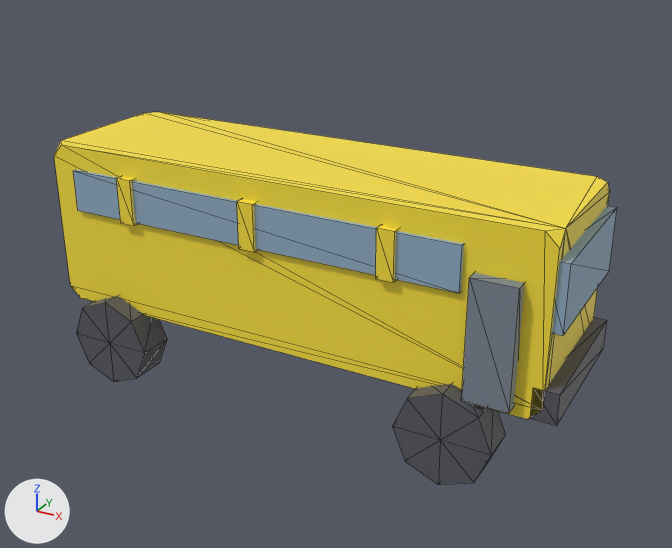
Renders of the glTF model public/studio/v2.15.0/d_bus/model.glb from each side of a commit.
Before and after are seen from a camera (50 mm lens) standing at (6.1, -10.51, 6.59) and looking at (0.35, -0.06, 1.37). Lighting does not change. The marker at lower left points along +X, +Y and +Z. The picture after the commit comes second. Mesh edges are drawn as thin lines. Where no turn or scale is listed for an object, it has been applied to the vertices.

In view in the first picture: 'part0', 'part1', 'part11', 'part2', 'part3', 'part4', 'part5', 'part6', 'part7', 'part9'.
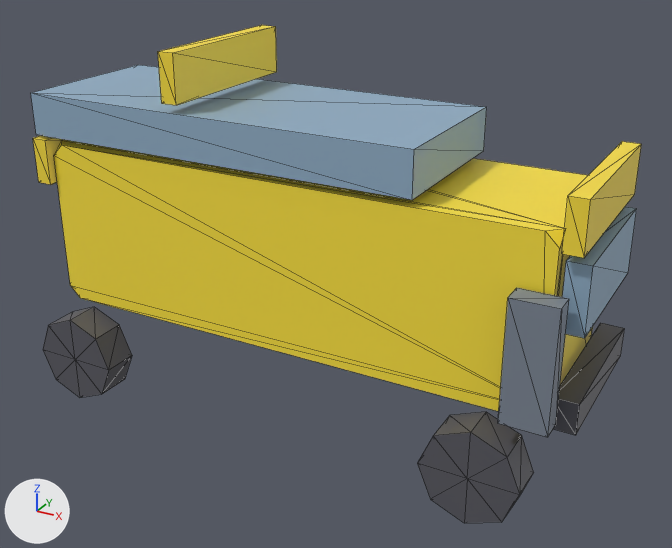
Changed parts and their boxes [x1, y1, x2, y2] in the pictures (672 x 548 px):
'part1', moved
    before: [73, 170, 464, 293]
    after: [31, 65, 487, 200]
'part6', moved
    before: [462, 273, 525, 413]
    after: [498, 288, 569, 437]
'part9', moved
    before: [392, 384, 506, 485]
    after: [417, 412, 534, 523]
'part11', moved
    before: [76, 296, 167, 382]
    after: [43, 307, 132, 397]
'part3', moved
    before: [237, 199, 258, 252]
    after: [158, 25, 277, 105]
'part5', moved
    before: [552, 206, 617, 335]
    after: [562, 207, 637, 338]
'part4', moved
    before: [376, 225, 398, 283]
    after: [562, 141, 641, 258]
'part7', moved
    before: [530, 317, 607, 426]
    after: [553, 323, 624, 435]
'part2', moved
    before: [116, 176, 138, 226]
    after: [33, 136, 63, 185]

Patch to the scene script:
```diff
--- a/public/studio/v2.15.0/d_bus/model.glb.py
+++ b/public/studio/v2.15.0/d_bus/model.glb.py
@@ me_geometry_1 @@
-me_geometry_1.from_pydata(...)  # 8 vertices, 12 faces; spans x -3.3..2.6, y -1.16..1.16, z 2.02..2.62
+me_geometry_1.from_pydata(...)  # 8 vertices, 12 faces; spans x -3.94..1.96, y -1.16..1.16, z 3.06..3.66
+# me_geometry_1 part 1: the whole mesh is moved by (-0.64, 0.0, 1.04)
 me_geometry_1.materials.append(mat_defaultmaterial_001)
@@ me_geometry_2 @@
-me_geometry_2.from_pydata(...)  # 8 vertices, 12 faces; spans x -2.47..-2.23, y -1.2..1.2, z 1.99..2.65
+me_geometry_2.from_pydata(...)  # 8 vertices, 12 faces; spans x -3.97..-3.73, y -1.2..1.2, z 2.35..3.01
+# me_geometry_2 part 2: the whole mesh is moved by (-1.5, 0.0, 0.36)
 me_geometry_2.materials.append(mat_defaultmaterial_002)
@@ me_geometry_3 @@
-me_geometry_3.from_pydata(...)  # 8 vertices, 12 faces; spans x -0.47..-0.23, y -1.2..1.2, z 1.99..2.65
+me_geometry_3.from_pydata(...)  # 8 vertices, 12 faces; spans x -1.57..-1.33, y -1.2..1.2, z 3.79..4.45
+# me_geometry_3 part 3: the whole mesh is moved by (-1.1, 0.0, 1.8)
 me_geometry_3.materials.append(mat_defaultmaterial_003)
@@ me_geometry_4 @@
-me_geometry_4.from_pydata(...)  # 8 vertices, 12 faces; spans x 1.53..1.77, y -1.2..1.2, z 1.99..2.65
+me_geometry_4.from_pydata(...)  # 8 vertices, 12 faces; spans x 3.76..4.0, y -1.2..1.2, z 2.76..3.42
+# me_geometry_4 part 4: the whole mesh is moved by (2.23, 0.0, 0.77)
 me_geometry_4.materials.append(mat_defaultmaterial_004)
@@ me_geometry_5 @@
-me_geometry_5.from_pydata(...)  # 8 vertices, 12 faces; spans x 3.53..3.83, y -1.05..1.05, z 1.72..2.6
+me_geometry_5.from_pydata(...)  # 8 vertices, 12 faces; spans x 3.77..4.07, y -1.05..1.05, z 1.75..2.63
+# me_geometry_5 part 5: the whole mesh is moved by (0.24, 0.0, 0.03)
 me_geometry_5.materials.append(mat_defaultmaterial_005)
@@ me_geometry_6 @@
-me_geometry_6.from_pydata(...)  # 8 vertices, 12 faces; spans x 2.75..3.35, y -1.27..-0.97, z 0.67..2.29
+me_geometry_6.from_pydata(...)  # 8 vertices, 12 faces; spans x 3.28..3.88, y -1.47..-1.17, z 0.62..2.24
+# me_geometry_6 part 6: the whole mesh is moved by (0.53, -0.2, -0.05)
 me_geometry_6.materials.append(mat_defaultmaterial_006)
@@ me_geometry_7 @@
-me_geometry_7.from_pydata(...)  # 8 vertices, 12 faces; spans x 3.56..3.88, y -1.1..1.1, z 0.57..0.99
+me_geometry_7.from_pydata(...)  # 8 vertices, 12 faces; spans x 3.8..4.12, y -1.1..1.1, z 0.51..0.93
+# me_geometry_7 part 7: the whole mesh is moved by (0.24, 0.0, -0.06)
 me_geometry_7.materials.append(mat_defaultmaterial_007)
@@ me_geometry_9 @@
-me_geometry_9.from_pydata(...)  # 18 vertices, 32 faces; spans x 1.89..3.21, y -1.38..-0.86, z -0.56..0.76
+me_geometry_9.from_pydata(...)  # 18 vertices, 32 faces; spans x 2.338..3.658, y -1.577..-1.057, z -0.85..0.47
+# me_geometry_9 part 8: the whole mesh is moved by (0.448, -0.197, -0.29)
 me_geometry_9.materials.append(mat_defaultmaterial_009)
@@ me_geometry_11 @@
-me_geometry_11.from_pydata(...)  # 18 vertices, 32 faces; spans x -3.41..-2.09, y -1.38..-0.86, z -0.56..0.76
+me_geometry_11.from_pydata(...)  # 18 vertices, 32 faces; spans x -3.936..-2.616, y -1.594..-1.074, z -0.876..0.444
+# me_geometry_11 part 9: the whole mesh is moved by (-0.526, -0.214, -0.316)
 me_geometry_11.materials.append(mat_defaultmaterial_011)
```
